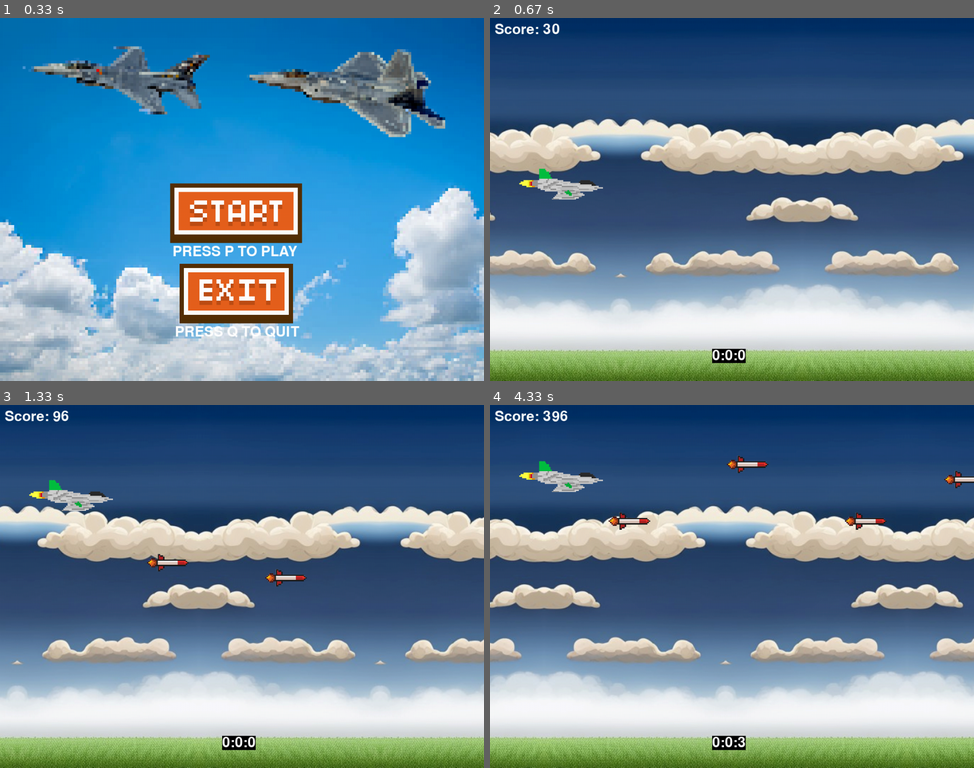
Above: before the commit, frames 1-4 (two rows, left to right).
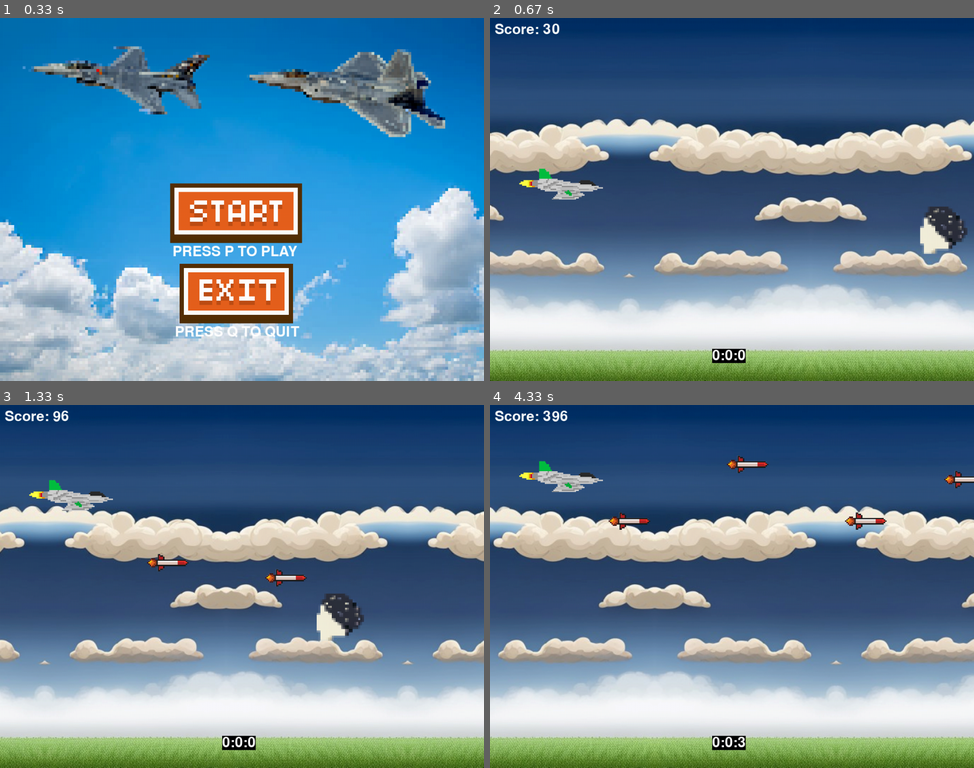
Above: after the commit, the same moments.

Repository: NezirNezirevic1054620/pygame_app
Game: pygame game, started from game.py
Two runs of this game, one before a commit and one after it. Both use one fixed random seed, a clock stepped at 60 frames per second and the inputs below.
Inputs:
- Up to frame 1 (0.33 s): no input
- Up to frame 2 (0.67 s): tap P at 0.33 s
- Up to frame 3 (1.33 s): tap Space at 0.67, 1.07 s; hold Up from 1 s (still down)
- Up to frame 4 (4.33 s): tap Space at 1.37, 1.57, 1.9, 2.3, 2.7, 3.03, 3.37, 3.77, 4.17 s; release Up at 1.47 s; hold Down 1.5-1.8 s; hold Up 1.83-2.2 s; hold Down 2.23-2.6 s; hold Up 2.63-2.93 s; hold Down 2.97-3.27 s; hold Up 3.3-3.67 s; hold Down 3.7-4.07 s; hold Up from 4.1 s (still down)

Frame 1 is identical in both runs. In frame 2, 7.8% of the frame differs, in the area x 0-100%, y 27-100%; in frame 3, 13%; in frame 4, 21%.

Commit message:
meteoriet obstacle added

Diff:
--- a/game.py
+++ b/game.py
@@ -3,6 +3,7 @@
 from screens.start_game_screen import start_game_screen
 from screens.game_over_screen import game_over_screen
 from utils.game_sound import background_music, press_button_sound, game_over_sound
+
 pygame.init()
 GAME_SPEED = 60
 SCREEN_WIDTH = 1024
--- a/screens/start_game_screen.py
+++ b/screens/start_game_screen.py
@@ -1,6 +1,7 @@
 import pygame
 import math
 import random
+
 
 from classes.bullet import Bullet
 from utils.game_sound import press_button_sound, game_over_sound
@@ -9,15 +10,30 @@
 from classes.player import Player
 from classes.json_controller import JsonController
 
+
 pygame.init()
+
+
 gravity = 0.1
 plane = pygame.image.load("images/vliegtuigje2.png")
 enemy_image = pygame.transform.scale(
     pygame.image.load("images/vliegtuigje3.png"), (150, 80))
-
 ENEMY_WIDTH, ENEMY_HEIGHT = 150, 80
-meteoriet = pygame.image.load('images/meteoriet.png')
+meteorite_image = pygame.transform.scale(
+    pygame.image.load("images/meteorite.png"), (100, 100))
+METEORITE_WIDTH = meteorite_image.get_width()
+METEORITE_HEIGHT = meteorite_image.get_height()
+meteorite_rect = meteorite_image.get_rect()
 score_json = "data/score.json"
+
+def generate_meteorite_pos(SCREEN_WIDTH, SCREEN_HEIGHT):
+    meteorite_x = SCREEN_WIDTH
+    meteorite_y = random.randint(0, 600)
+
+    return meteorite_x, meteorite_y
+
+def draw_meteorite(canvas, meteorite_x, meteorite_y):
+    canvas.blit(meteorite_image, (meteorite_x, meteorite_y))
 
 
 # functie om random enemy positie te genereren
@@ -28,14 +44,7 @@
     return enemy_x, enemy_y
 
 
-def draw_obstacle(canvas, obstacle_x, obstacle_y):
-    obstacle_rect = meteoriet.get_rect()
-    canvas.blit(meteoriet, obstacle_x, obstacle_y)
-
-
 # functie om enemy te drawen
-
-
 def draw_enemy(canvas, enemy_x, enemy_y):
     canvas.blit(enemy_image, (enemy_x, enemy_y))
 
@@ -48,6 +57,10 @@
     # scrolling background variabelen
     scroll = 0
     screen_tiles = math.ceil(SCREEN_WIDTH / background_width) + 1
+
+    # Meteorite variabelen
+    meteorites = []
+    meteorite_timer = 0
 
     # enemy variabelen
     enemies = []
@@ -77,7 +90,7 @@
             canvas.blit(background, (i * background_width + scroll, 0))
 
         # Scroll background
-        scroll -= 6
+        scroll -= 5
 
         # Reset scroll
         # abs functie verkrijgt absolute waarde van een nummer
@@ -121,6 +134,8 @@
             if enemy_x + ENEMY_WIDTH > 0:
                 draw_enemy(canvas, enemy_x, enemy_y)
                 updated_enemies.append([enemy_x, enemy_y])
+
+
 
             # Check for collision
             if player.rect.colliderect(pygame.Rect(enemy_x, enemy_y, ENEMY_WIDTH, ENEMY_HEIGHT)):
@@ -141,6 +156,43 @@
                 player.remove(all_sprites)
         enemies = updated_enemies
 
+
+        # Generate meteorites
+        if meteorite_timer <= 0:
+            meteorite_timer = random.randint(200, 400)
+            meteorite_x, meteorite_y = generate_meteorite_pos(
+                SCREEN_WIDTH, SCREEN_HEIGHT)
+            meteorites.append([meteorite_x, meteorite_y])
+        meteorite_timer -= 1
+
+        updated_meteorites = []
+        for meteorite_x, meteorite_y in meteorites:
+            meteorite_x -= 6  # beweegt naar links
+
+            if meteorite_x + METEORITE_WIDTH > 0:
+                draw_meteorite(canvas, meteorite_x, meteorite_y)
+                updated_meteorites.append([meteorite_x, meteorite_y])
+        meteorites = updated_meteorites
+
+        if player.rect.colliderect(pygame.Rect(meteorite_x, meteorite_y, METEORITE_WIDTH, METEORITE_HEIGHT)):
+                # Handle collision
+                json.write_data(score=score)
+                run = False
+                press_button_sound()
+                game_over_sound()
+                game_over_screen(
+                    SCREEN_HEIGHT=SCREEN_HEIGHT,
+                    SCREEN_WIDTH=SCREEN_WIDTH,
+                    canvas=canvas,
+                    font=font,
+                    text_color=text_color
+                )
+                bullets.empty()
+                enemies.clear()
+                player.remove(all_sprites)
+
+
+
         for bullet in bullets:
             # Check for collision
             for enemy_x, enemy_y in enemies:
@@ -150,6 +202,8 @@
                     score += 100
                     score_counter = font.render(
                         f'Score: {score // 60}', True, (255, 255, 255))
+
+
 
         all_sprites.draw(canvas)
         pygame.display.flip()
Renamed: images/meteoriet.png -> images/meteorite.png
Not shown, changed: .gitignore
